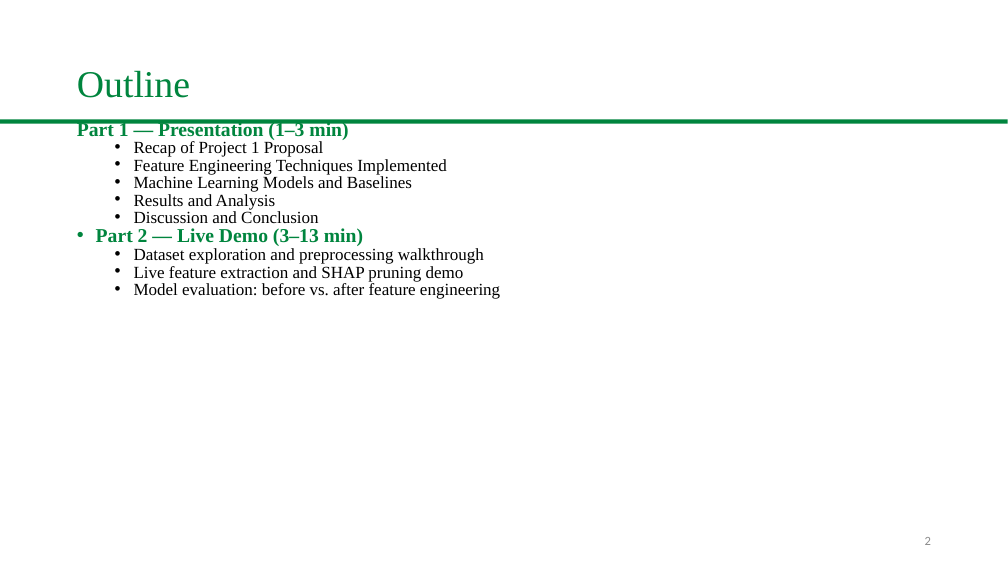
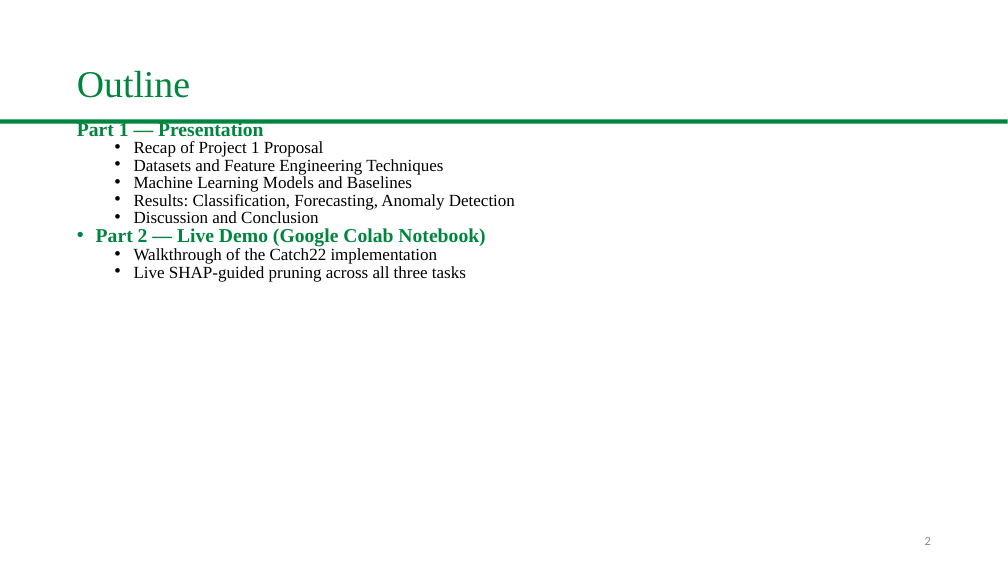
Before and after one commit to Ash-projects-personal/CSCE5222-Group18-FeatureEngineering, a slide deck: slide 2 of slides/Group18_UNT_Presentation.pptx. Drawn at 1008x567 pixels with LibreOffice and Linux fonts; fonts in the diff are those of the drawing; background and template pictures are left out. Boxes give left, top, right and bottom in pixels: in the first picture for what was removed or moved away, otherwise in the second. Text is boxed around its words. In the diff, an @@ line names an element or a change of style, - is before the commit and + after.

```diff
--- a/slides/Group18_UNT_Presentation.pptx
+++ b/slides/Group18_UNT_Presentation.pptx
@@ text at (77, 121, 263, 136): text changed @@
-Part 1 — Presentation (1–3 min)
+Part 1 — Presentation
@@ text at (134, 159, 443, 175): text changed @@
-  • Feature Engineering Techniques Implemented
+  • Datasets and Feature Engineering Techniques
@@ text at (134, 194, 515, 210): text changed @@
-  • Results and Analysis
+  • Results: Classification, Forecasting, Anomaly Detection
@@ text at (96, 228, 485, 282): text changed @@
-• Part 2 — Live Demo (3–13 min)
-  • Dataset exploration and preprocessing walkthrough
-  • Live feature extraction and SHAP pruning demo
-  • Model evaluation: before vs. after feature engineering
+• Part 2 — Live Demo (Google Colab Notebook)
+  • Walkthrough of the Catch22 implementation
+  • Live SHAP-guided pruning across all three tasks
```
Also in this commit, not shown: 10 other slides changed, 4 slides removed, 2 other files.
